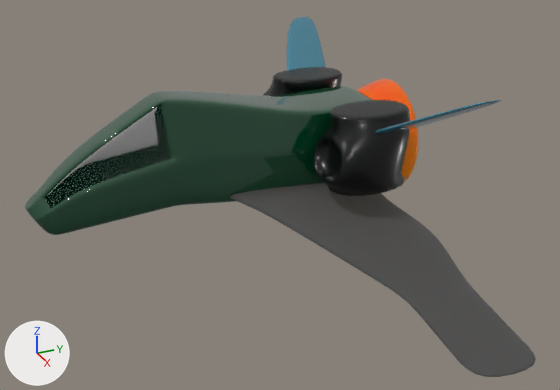
The FBX model Assets/Spaceships/spaceship_v1.fbx: old version first, new version second.
Before and after are seen from a camera (50 mm lens) standing at (0.0799, -0.0324, 0.0402) and looking at (0.0044, 0.0015, 0.0024). Lighting does not change. The marker at lower left points along +X, +Y and +Z. Where no turn or scale is listed for an object, it has been applied to the vertices.

Before the edit, the objects in view are built like this:
```python
me_mesh = bpy.data.meshes.new('Mesh')
me_mesh.from_pydata(...)  # 6510 vertices, 6496 faces; spans x -0.0363..0.0363, y -0.0227..0.0227, z -0.0105..0.0105
# faces by material slot: [520, 1216, 1240, 512, 2624, 384]
me_mesh.materials.append(mat_green2)  # orange #ff4900
me_mesh.materials.append(mat_green1)  # black #010303
me_mesh.materials.append(mat_green)  # black #3e3e3e
me_mesh.materials.append(mat_aistandardsurface4)  # cyan #3b89a1
me_mesh.materials.append(mat_aistandardsurface5)  # dark green #004528
me_mesh.materials.append(mat_aistandardsurface6)  # white #ffffff
ob_spaceship_v1_export = bpy.data.objects.new('spaceship_v1_export', me_mesh)
ob_spaceship_v1_export.location = (0.0, -0.00372, 0.00645)
```
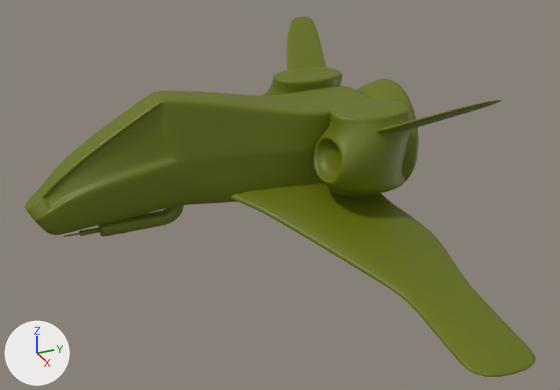
Commit message: spaceship v1 fix

What differs and where, as boxes [x1, y1, x2, y2] in the pictures (560 x 390 px):
```json
{"part": 1, "of": "me_mesh", "change": "added", "after": [64, 205, 184, 237], "on screen": "yellow"}
{"part": 2, "of": "me_mesh", "change": "recoloured", "before": [356, 79, 419, 182], "after": [356, 79, 419, 182], "on screen": "orange to yellow"}
{"part": 3, "of": "me_mesh", "change": "recoloured", "before": [263, 67, 410, 196], "after": [263, 67, 410, 196], "on screen": "black to yellow"}
{"part": 4, "of": "me_mesh", "change": "recoloured", "before": [230, 183, 536, 377], "after": [230, 183, 536, 377], "on screen": "white to yellow"}
{"part": 5, "of": "me_mesh", "change": "recoloured", "before": [287, 17, 502, 133], "after": [287, 17, 502, 133], "on screen": "cyan to yellow"}
{"part": 6, "of": "me_mesh", "change": "recoloured", "before": [25, 86, 373, 235], "after": [25, 86, 373, 235], "on screen": "green to yellow"}
{"part": 7, "of": "me_mesh", "change": "recoloured", "before": [45, 105, 171, 208], "after": [45, 105, 171, 208]}
```

Scene script edits in JSON lines:
```json
{"op": "add", "block": "mat_lambert3", "code": ["mat_lambert3 = principled_material('lambert3')", "mat_lambert3.base_color = (0.136, 0.163, 0.0)  # dark yellow #677000"]}
{"block": "me_mesh", "where": "# used by ob_spaceship_v1_export; location = (0.0, -0.00372, 0.00645)"}
{"op": "remove", "block": "me_mesh", "code": "me_mesh.from_pydata(...)  # 6510 vertices, 6496 faces; spans x -0.0363..0.0363, y -0.0227..0.0227, z -0.0105..0.0105"}
{"op": "add", "block": "me_mesh", "code": "me_mesh.from_pydata(...)  # 8792 vertices, 8776 faces; spans x -0.0363..0.0363, y -0.0227..0.0227, z -0.0105..0.0105"}
{"block": "me_mesh", "change": "me_mesh part 1: a new loose piece of 2282 vertices spanning x -0.001..0.001, y -0.0191..-0.0049, z -0.0072..-0.0037, in mat_lambert3 (dark yellow #677000)"}
{"block": "me_mesh", "change": "me_mesh part 2: 520 faces spanning x -0.0067..0.0067, y 0.0184..0.0227, z -0.0073..0.0067 switch from mat_green2 (orange #ff4900) to mat_lambert3 (dark yellow #677000)"}
{"block": "me_mesh", "change": "me_mesh part 3: 1216 faces spanning x -0.0124..0.0124, y 0.0085..0.0194, z -0.0032..0.0064 switch from mat_green1 (black #010303) to mat_lambert3 (dark yellow #677000)"}
{"block": "me_mesh", "change": "me_mesh part 4: 1240 faces spanning x -0.0363..0.0363, y -0.0016..0.0196, z -0.0105..-0.0023 switch from mat_green (black #3e3e3e) to mat_lambert3 (dark yellow #677000)"}
{"block": "me_mesh", "change": "me_mesh part 5: 512 faces spanning x -0.0218..0.0218, y 0.0103..0.0219, z -0.0005..0.0105 switch from mat_aistandardsurface4 (cyan #3b89a1) to mat_lambert3 (dark yellow #677000)"}
{"block": "me_mesh", "change": "me_mesh part 6: 2624 faces spanning x -0.0045..0.0045, y -0.0227..0.0185, z -0.0059..0.0084 switch from mat_aistandardsurface5 (dark green #004528) to mat_lambert3 (dark yellow #677000)"}
{"block": "me_mesh", "change": "me_mesh part 7: 384 faces spanning x -0.0027..0.0027, y -0.0207..-0.0071, z -0.0018..0.008 switch from mat_aistandardsurface6 (white #ffffff) to mat_lambert3 (dark yellow #677000)"}
```
